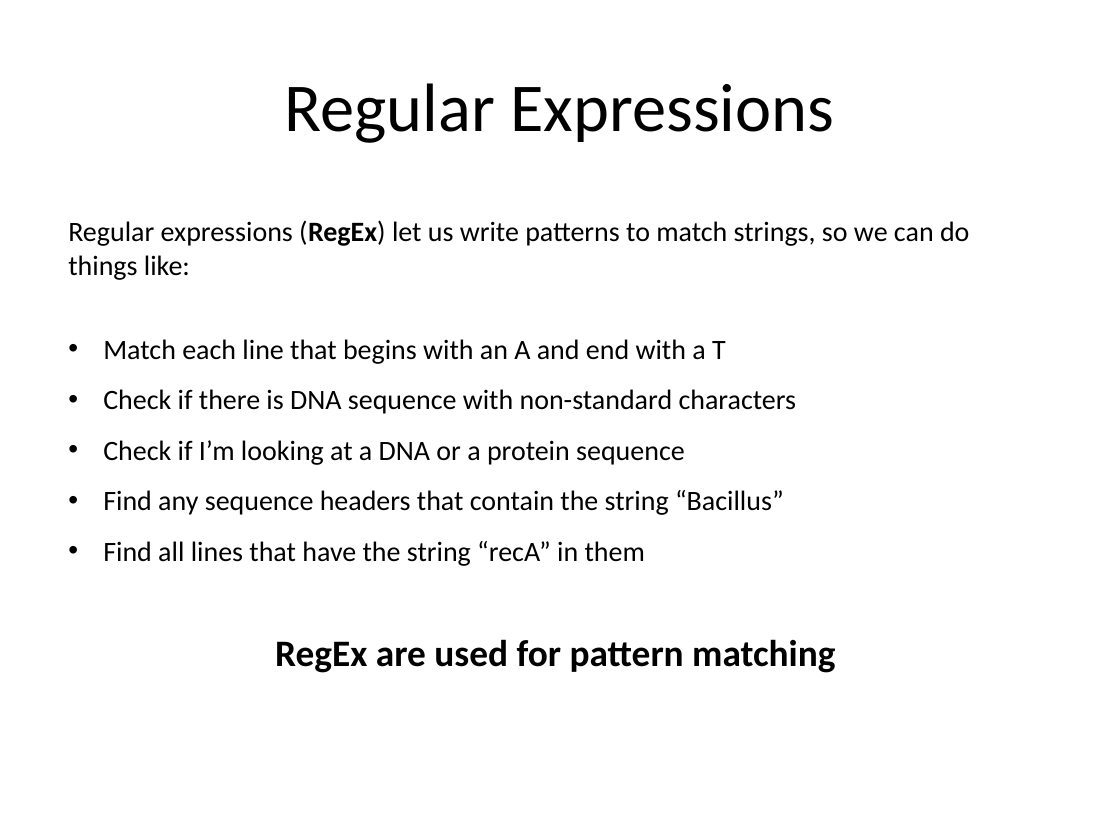
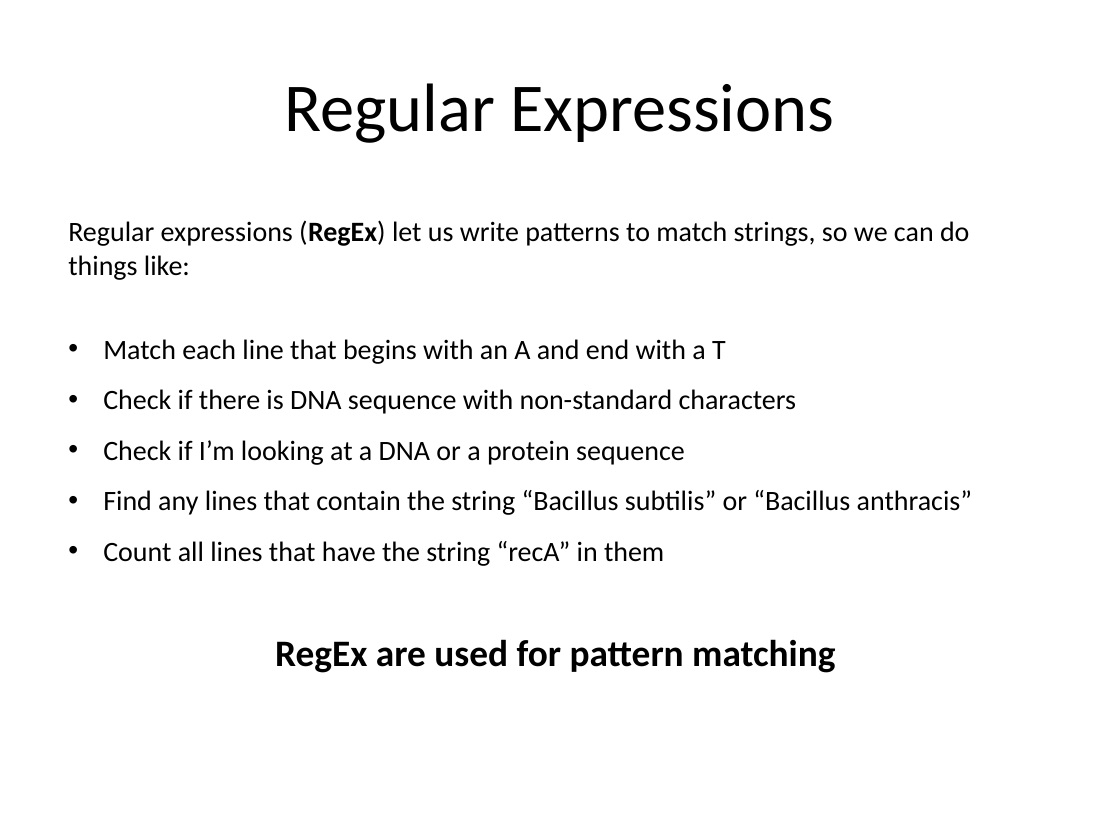
Before and after one commit to kbseah/perlcourse2017, a slide deck: slide 82 of Day1-1_JWI/Day1_intro_scalars_regex.pptx (slide 81 before the commit). Drawn at 1120x840 pixels with LibreOffice and Linux fonts; fonts in the diff are those of the drawing. Boxes give left, top, right and bottom in pixels: in the first picture for what was removed or moved away, otherwise in the second. Text is boxed around its words. In the diff, an @@ line names an element or a change of style, - is before the commit and + after.

```diff
--- a/Day1-1_JWI/Day1_intro_scalars_regex.pptx
+++ b/Day1-1_JWI/Day1_intro_scalars_regex.pptx
@@ text at box(103, 490, 972, 566): text changed @@
-• Find any sequence headers that contain the string “Bacillus”
-• Find all lines that have the string “recA” in them
+• Find any lines that contain the string “Bacillus subtilis” or “Bacillus anthracis”
+• Count all lines that have the string “recA” in them
```
Also in this commit, not shown: 14 other slides changed, 7 slides added, 1 slide removed, 1 other file.
